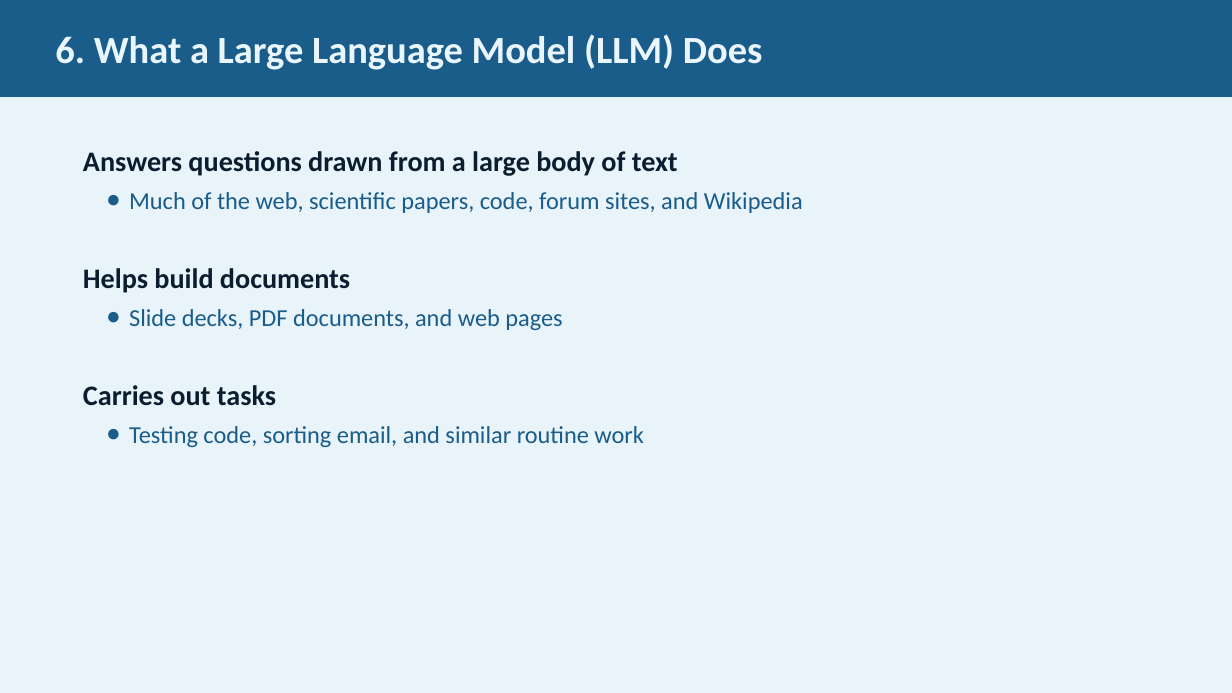
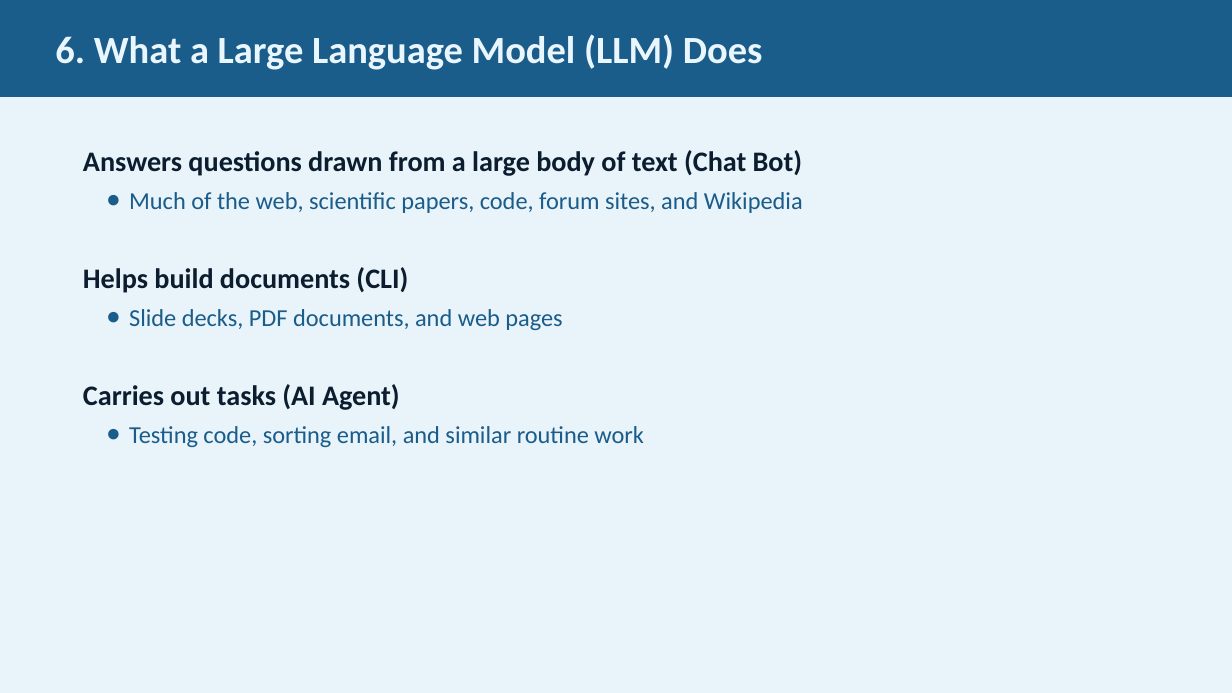
Before and after one commit to JimFawcett/NewSite, a slide deck: slide 6 of AI Presentation 2026/AI_Presentation.pptx. Drawn at 1232x693 pixels with LibreOffice and Linux fonts; fonts in the diff are those of the drawing. Boxes give left, top, right and bottom in pixels: in the first picture for what was removed or moved away, otherwise in the second. Text is boxed around its words. In the diff, an @@ line names an element or a change of style, - is before the commit and + after.

Commit message:
minor text modifications

```diff
--- a/AI Presentation 2026/AI_Presentation.pptx
+++ b/AI Presentation 2026/AI_Presentation.pptx
@@ text at <box>83,150,802,176</box>: text changed @@
-Answers questions drawn from a large body of text
+Answers questions drawn from a large body of text (Chat Bot)
@@ text at <box>83,267,408,293</box>: text changed @@
-Helps build documents
+Helps build documents (CLI)
@@ text at <box>83,384,400,410</box>: text changed @@
-Carries out tasks
+Carries out tasks (AI Agent)
```
Also in this commit, not shown: 3 other slides changed, 1 other file.
